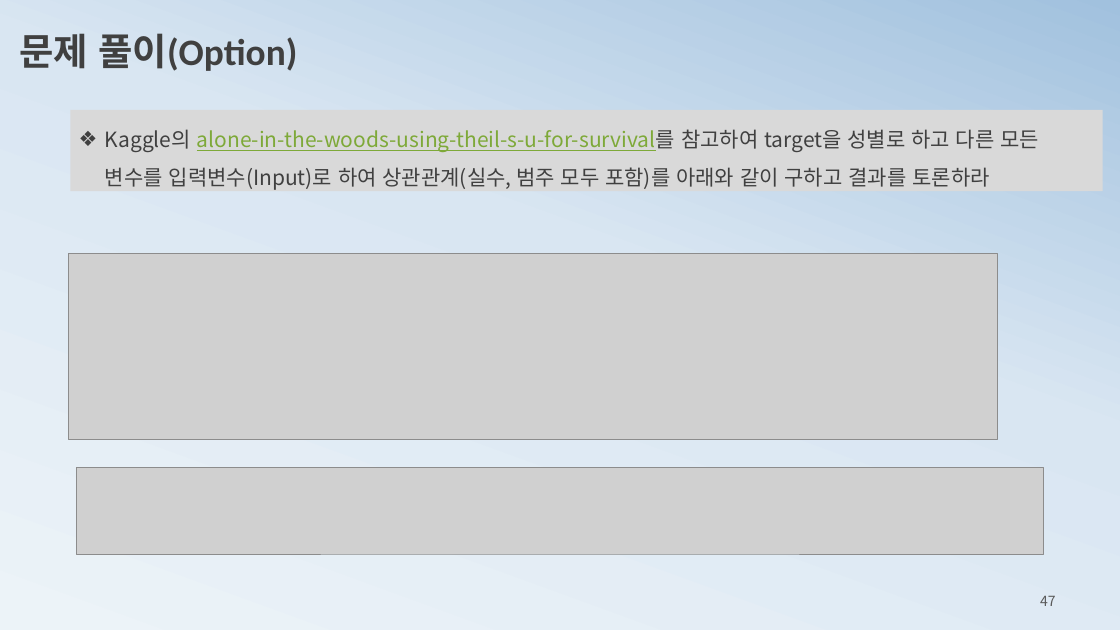
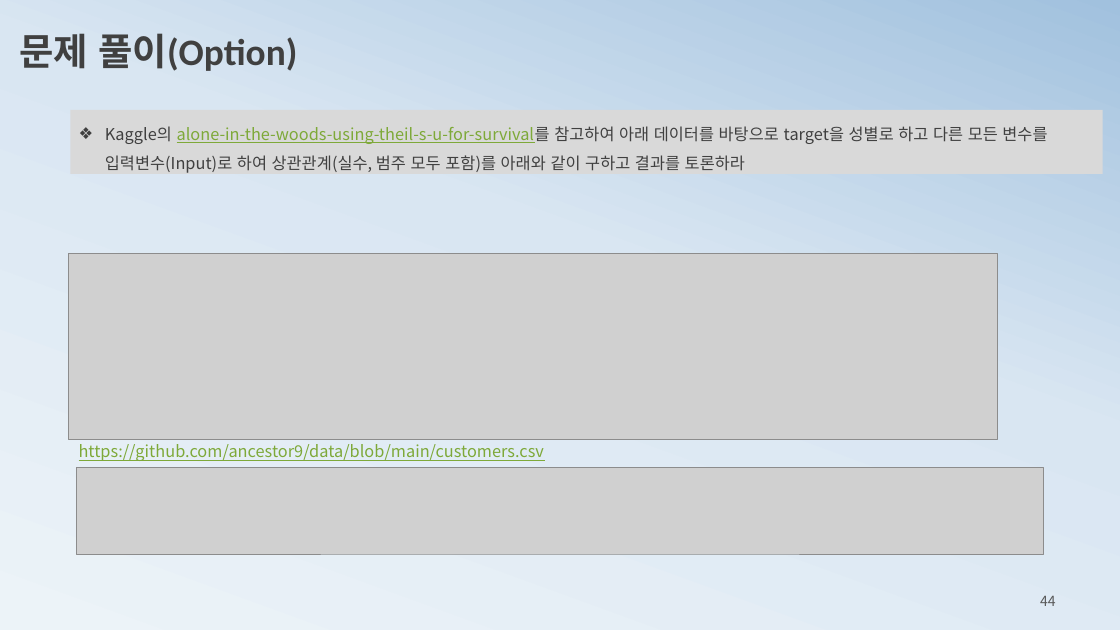
Before and after one commit to ancestor9/mathematics-for-machine-learning, a slide deck: slide 44 of 1_statistics for machine learning.pptx (slide 47 before the commit). Drawn at 1120x630 pixels with LibreOffice and Linux fonts; fonts in the diff are those of the drawing; grey boxes stand for pictures. Boxes give left, top, right and bottom in pixels: in the first picture for what was removed or moved away, otherwise in the second. Text is boxed around its words. In the diff, an @@ line names an element or a change of style, - is before the commit and + after.

```diff
--- a/1_statistics for machine learning.pptx
+++ b/1_statistics for machine learning.pptx
@@ rectangle "Kaggle의 alone-in-the-woods-using-theil-s-u-for-survival를 참고하 ...": place and size @@
-rectangle "Kaggle의 alone-in-the-woods-using-theil-s-u-for-survival를 참고하 ..." at [71,110,1102,192]
+rectangle "Kaggle의 alone-in-the-woods-using-theil-s-u-for-survival를 참고하 ..." at [71,110,1102,174]
@@ text in rectangle at [105,126,1047,173]: text changed; size 18 to 14 pt @@
-❖ Kaggle의 alone-in-the-woods-using-theil-s-u-for-survival를 참고하여 target을 성별로 하고 다른 모든 변수를 입력변수(Input)로 하여 상관관계(실수, 범주 모두 포함)를 아래와 같이 구하고 결과를 토론하라
+❖ Kaggle의 alone-in-the-woods-using-theil-s-u-for-survival를 참고하여 아래 데이터를 바탕으로 target을 성별로 하고 다른 모든 변수를 입력변수(Input)로 하여 상관관계(실수, 범주 모두 포함)를 아래와 같이 구하고 결과를 토론하라
@@ text added at [79,444,544,461], 14 pt, text #7EA939, underline @@
+https://github.com/ancestor9/data/blob/main/customers.csv
@@ page number at [1040,596,1056,606]: text changed @@
-47
+44
```
Also in this commit, not shown: 18 other slides changed, 5 slides added, 2 slides removed.
